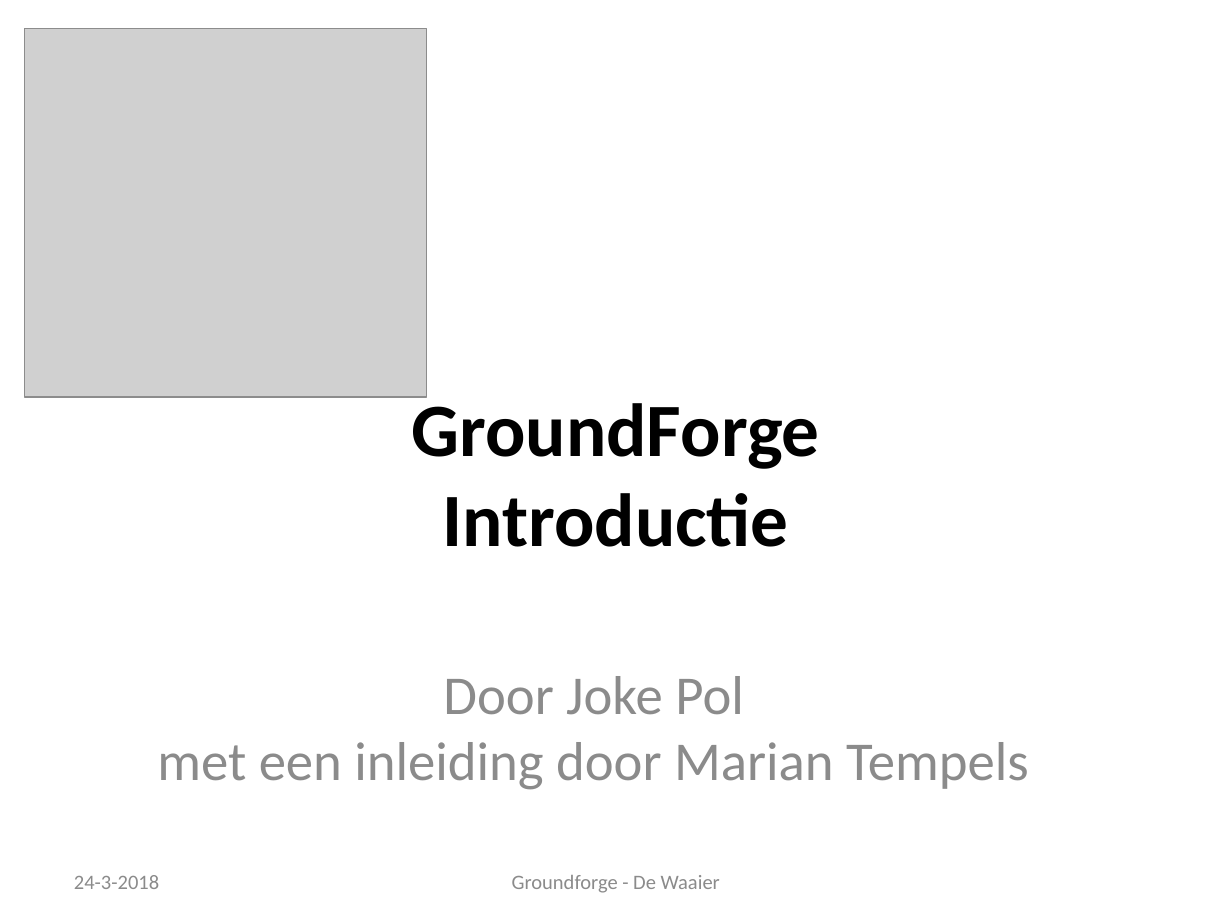
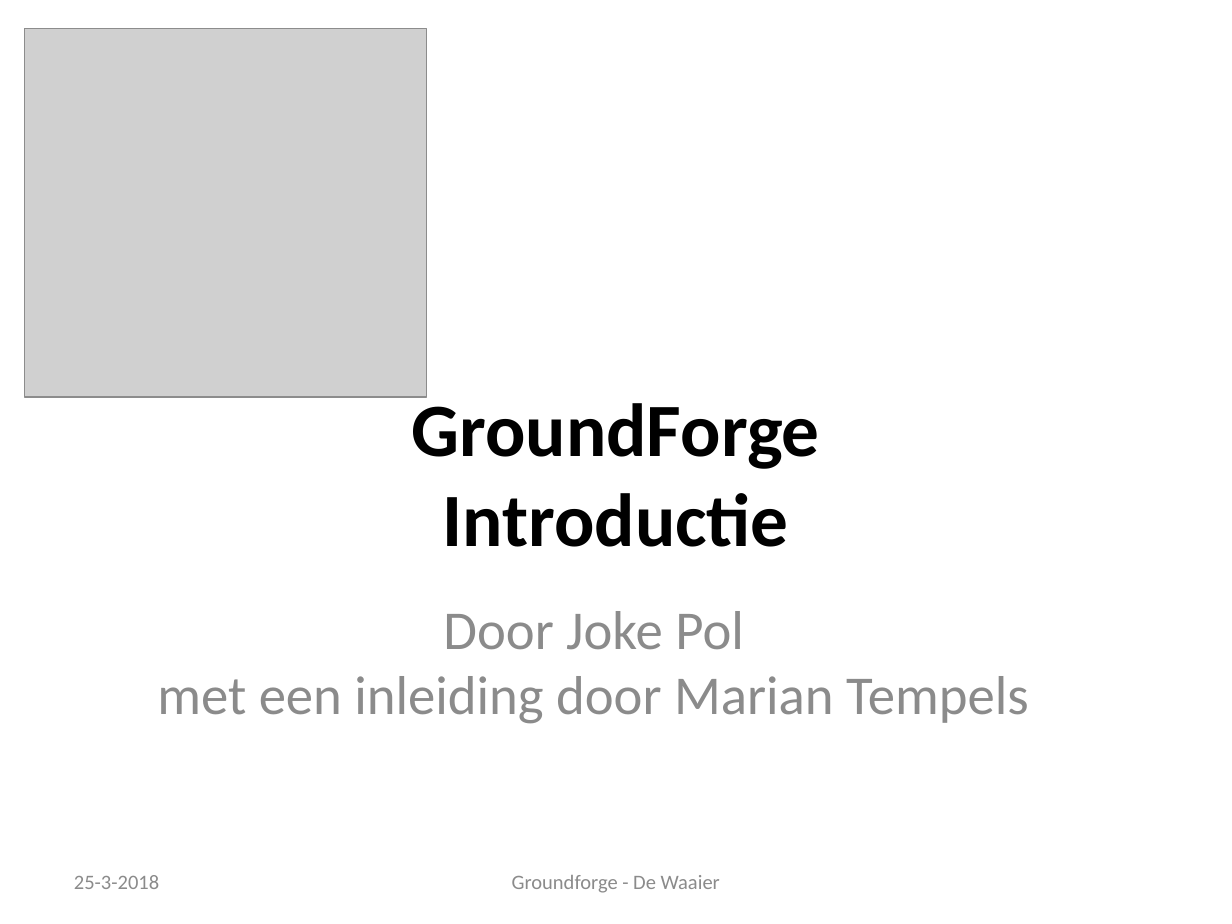
Before and after one commit to d-bl/GroundForge-help, a slide deck: slide 1 of docs/help/NL.pptx. Drawn at 1232x924 pixels with LibreOffice and Linux fonts; fonts in the diff are those of the drawing; grey boxes stand for pictures; background and template pictures are left out. Boxes give left, top, right and bottom in pixels: in the first picture for what was removed or moved away, otherwise in the second. Text is boxed around its words. In the diff, an @@ line names an element or a change of style, - is before the commit and + after.

```diff
--- a/docs/help/NL.pptx
+++ b/docs/help/NL.pptx
@@ subtitle "Door Joke Pol met een ...": place and size @@
-subtitle "Door Joke Pol met een ..." at box(157, 676, 1029, 790)
+subtitle "Door Joke Pol met een ..." at box(157, 611, 1029, 724)
@@ text at box(74, 875, 159, 889): text changed @@
-24-3-2018
+25-3-2018
```
Also in this commit, not shown: 2 other slides changed, 2 other files.
